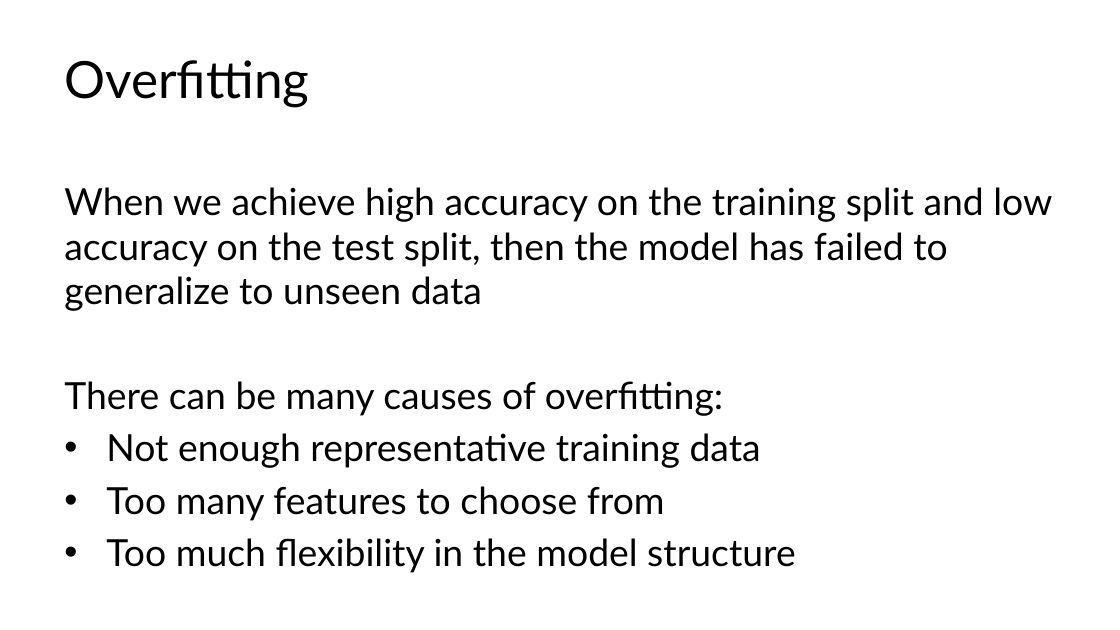
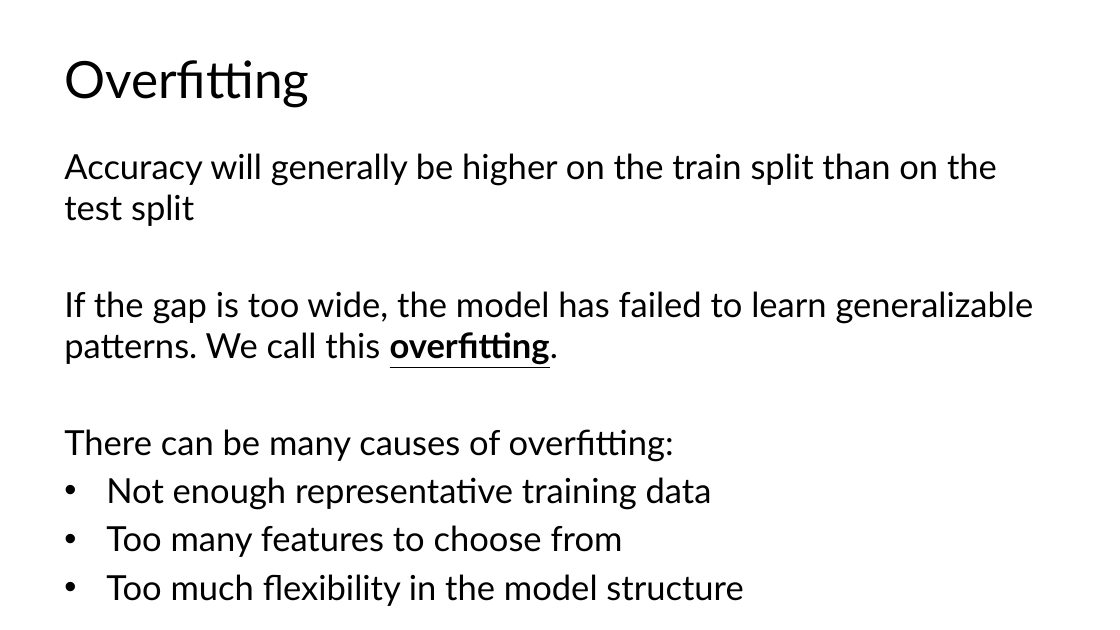
Before and after one commit to C4M-UofT/C4M-UofT.github.io, a slide deck: slide 53 of lectures/module3/3-1_ml_workflow/MachineLearning_tutorial.pptx (slide 49 before the commit). Drawn at 1120x630 pixels with LibreOffice and Linux fonts; fonts in the diff are those of the drawing. Boxes give left, top, right and bottom in pixels: in the first picture for what was removed or moved away, otherwise in the second. Text is boxed around its words. In the diff, an @@ line names an element or a change of style, - is before the commit and + after.

```diff
--- a/lectures/module3/3-1_ml_workflow/MachineLearning_tutorial.pptx
+++ b/lectures/module3/3-1_ml_workflow/MachineLearning_tutorial.pptx
@@ text at (64, 153, 1034, 365): text changed; size 32 to 29.6 pt @@
-When we achieve high accuracy on the training split and low accuracy on the test split, then the model has failed to generalize to unseen data
+Accuracy will generally be higher on the train split than on the test split
+If the gap is too wide, the model has failed to learn generalizable patterns. We call this overfitting.
@@ text at (64, 429, 743, 606): size 32 to 29.6 pt in "There can be many causes of overfitting:", "Not enough representative training data", "Too many features to choose from", "Too much flexibility in the model structure" @@
```
Also in this commit, not shown: 26 other slides changed, 6 slides added, 1 other file.
